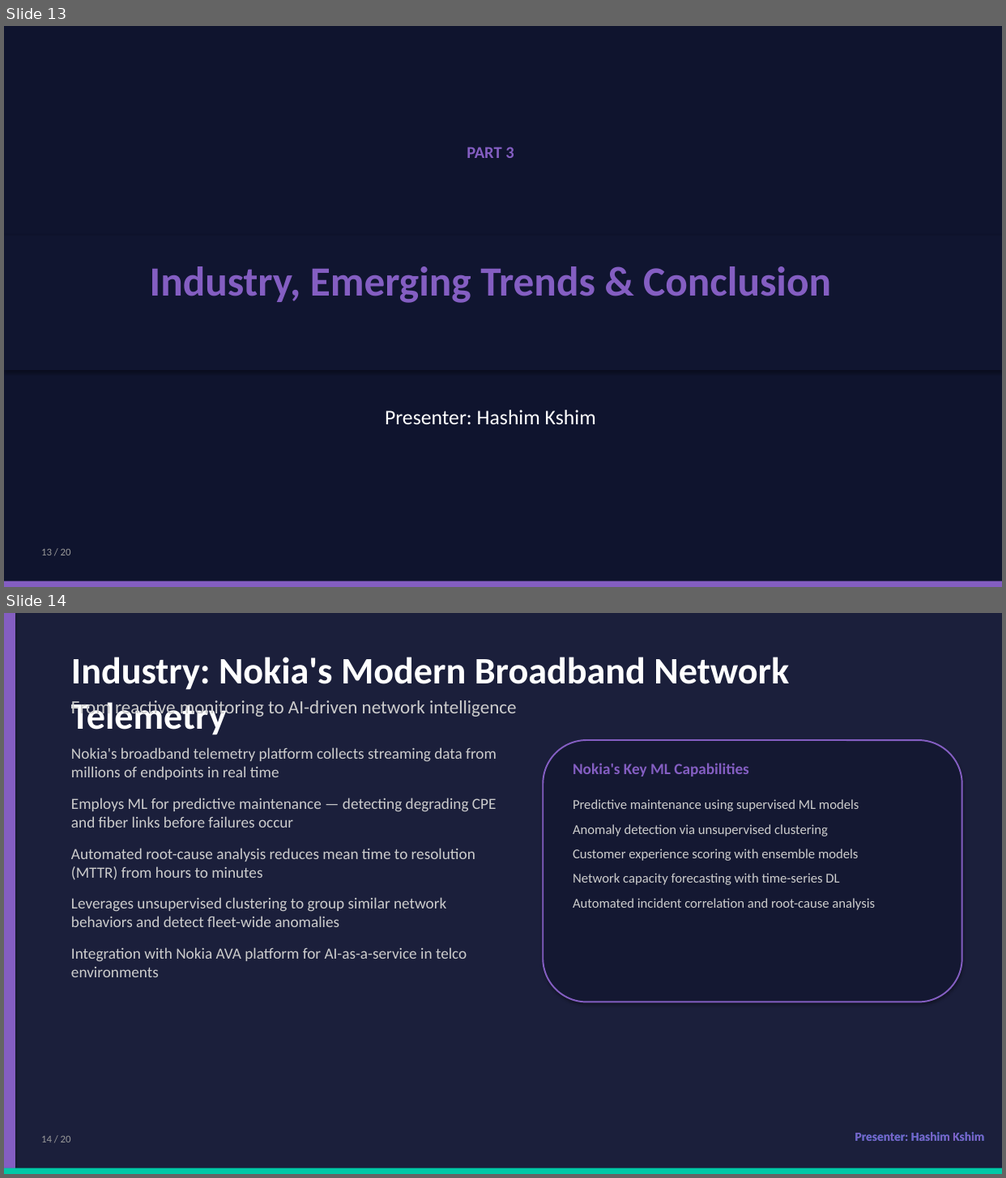
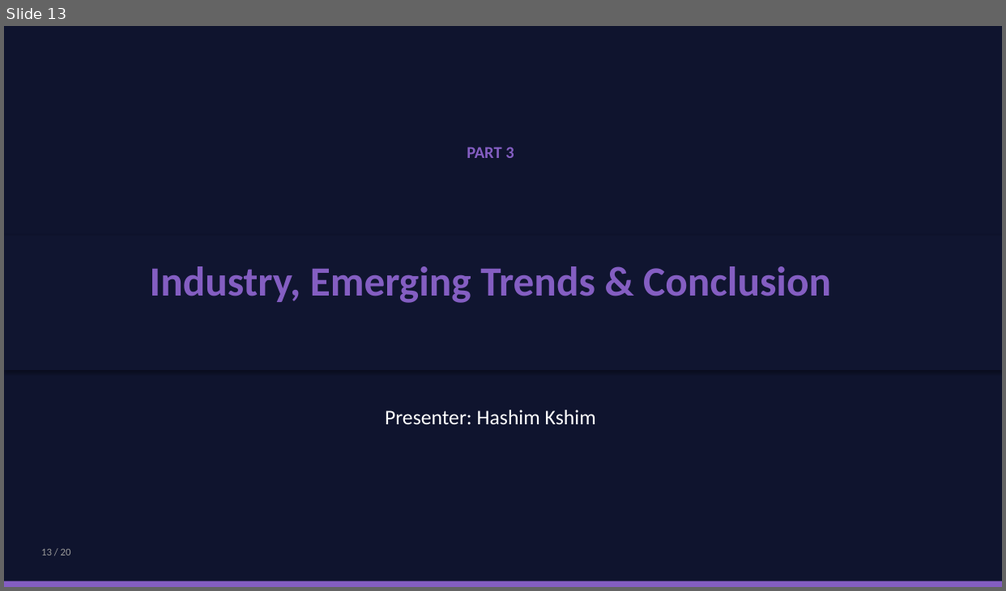
Before and after one commit to dkabduli/NET3006-Project, a slide deck: NET3006A-ML-Network-Telemetry/presentation/NET3006A_ML_Network_Telemetry_Presentation.pptx. Shown one above the other, each under a label of ours: slides 13 and 14 before the commit, slide 13 after it. The pictures are 1006x1178 and 1006x591 pixels, drawn with LibreOffice and Linux fonts; fonts in the diff are those of the drawing. Boxes give left, top, right and bottom in pixels: in the first picture for what was removed or moved away, otherwise in the second. Text is boxed around its words. In the diff, an @@ line names an element or a change of style, - is before the commit and + after.

```diff
--- a/NET3006A-ML-Network-Telemetry/presentation/NET3006A_ML_Network_Telemetry_Presentation.pptx
+++ b/NET3006A-ML-Network-Telemetry/presentation/NET3006A_ML_Network_Telemetry_Presentation.pptx
@@ slide 14 removed at (4,613,1002,1174), background #1B1F3B @@
@@ rectangle removed at (4,613,15,1174) @@
@@ text removed at (71,657,789,735) @@
-Industry: Nokia's Modern Broadband Network Telemetry
@@ text removed at (71,700,517,719) @@
-From reactive monitoring to AI-driven network intelligence
@@ text removed at (71,747,496,977) @@
-Nokia's broadband telemetry platform collects streaming data from millions of endpoints in real time
-Employs ML for predictive maintenance — detecting degrading CPE and fiber links before failures occur
-Automated root-cause analysis reduces mean time to resolution (MTTR) from hours to minutes
-Leverages unsupervised clustering to group similar network behaviors and detect fleet-wide anomalies
-Integration with Nokia AVA platform for AI-as-a-service in telco environments
@@ rounded rectangle removed at (543,740,962,1003) @@
@@ text removed at (573,763,749,777) @@
-Nokia's Key ML Capabilities
@@ text removed at (573,799,859,885) @@
-Predictive maintenance using supervised ML models
-Anomaly detection via unsupervised clustering
-Customer experience scoring with ensemble models
-Network capacity forecasting with time-series DL
-Automated incident correlation and root-cause analysis
@@ text removed at (41,1136,71,1143) @@
-14 / 20
@@ text removed at (768,1126,992,1163) @@
-Presenter: Hashim Kshim
@@ text removed at (855,1132,984,1141) @@
-Presenter: Hashim Kshim
@@ rectangle removed at (4,1169,1002,1174) @@
```
Also in this commit, not shown: 8 slides changed, 7 slides added, 6 other slides removed, 2 other files.
